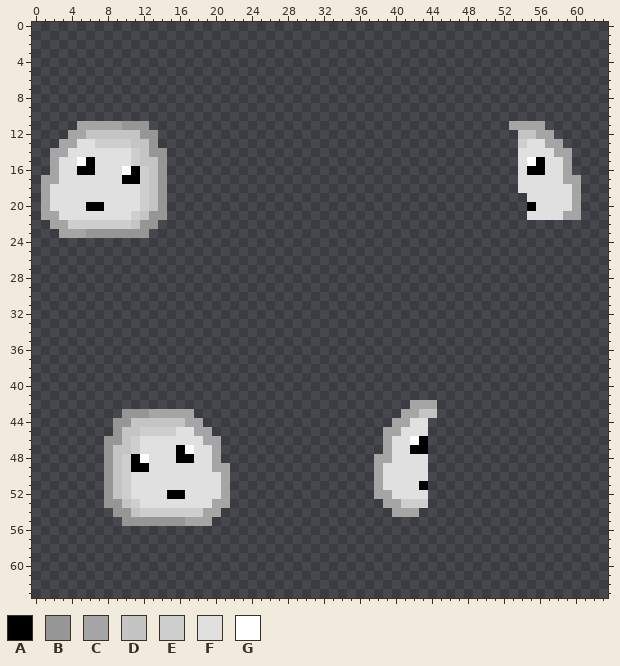
Two states of a pixel-art sprite, Resources/Textures/Objects/Fun/MiraPlushies/creature.rsi/inhand-right.png. The first picture shows the starting point.
The file is 64x64 pixels.
Palette (. is transparent): A #000000  B #969696  C #a5a5a5  D #c4c4c4  E #cecece  F #e0e0e0  G #ffffff
Pixels before (only the part around the change), first column x 32:
 0 ................................
 1 ................................
 2 ................................
 3 ................................
 4 ................................
 5 ................................
 6 ................................
 7 ................................
 8 ................................
 9 ................................
10 ................................
11 .....................CCCC.......
12 ......................DDCC......
13 ......................EFFCC.....
14 ......................FFFFCC....
15 ......................FGAFFC....
16 ......................FAAFFC....
17 ......................FFFFFCC...
18 ......................FFFFFFC...
19 .......................FFFFFC...
20 .......................AFFFFC...
21 .......................FFFFCC...
22 ................................
23 ................................
24 ................................
25 ................................
26 ................................
27 ................................
28 ................................
29 ................................
30 ................................
31 ................................
32 ................................
33 ................................
34 ................................
35 ................................
36 ................................
37 ................................
38 ................................
39 ................................
40 ................................
41 ................................
42 ..........CCC...................
43 .........CCDD...................
44 ........CCFF....................
45 .......CCFFF....................
46 .......CFFGA....................
47 .......CFFAA....................
48 ......CCFFFF....................
49 ......CFFFFF....................
50 ......CFFFFF....................
51 ......CFFFFA....................
52 ......CCFFFF....................
53 .......CCEEE....................
54 ........CCC.....................
55 ................................
56 ................................
57 ................................
58 ................................
59 ................................
60 ................................
The same view after the edit:
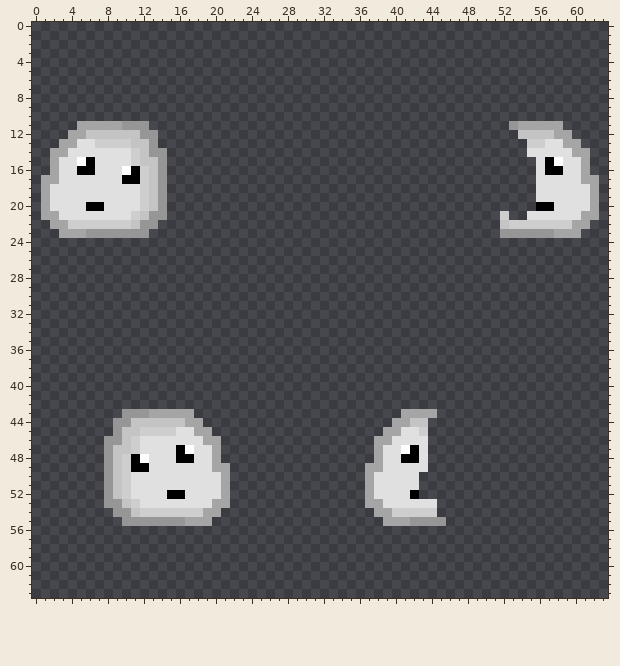
Changes in this commit:
The edit turns colour F into colour A in row 15 at x 57; in row 16 at x 57 to 58; in row 20 at x 56 to 57; in row 48 at x 41 to 42; in row 52 at x 42.
There is now colour B in row 23 at x 52 to 57; in row 55 at x 42 to 45.
The edit turns colour C into colour B in row 11 at x 53.
There is now colour C in row 11 at x 57 to 58; in row 12 at x 58 to 59; in row 13 at x 59 to 60; in row 14 at x 60 to 61; in rows 15 to 16 at x 61; in row 17 at x 61 to 62.
There is now colour C in rows 18 to 20 at x 62; in row 21 at x 61 to 62; in row 22 at x 60 to 61; in row 23 at x 58 to 60; in rows 46 to 47 at x 38; in rows 49 to 52 at x 37.
There is now colour C in row 53 at x 37 to 38; in row 54 at x 38 to 39; in row 55 at x 39 to 41.
The edit turns colour D into colour C in row 43 at x 43 to 44.
There is now colour D in row 22 at x 52.
The edit turns colour C into colour D in row 12 at x 56 to 57.
The edit turns colour F into colour D in row 44 at x 42 to 43.
There is now colour E in row 21 at x 52; in row 22 at x 53 to 59; in row 54 at x 43 to 44.
The edit turns colour C into colour E in row 54 at x 40 to 42.
The edit turns colour F into colour E in row 13 at x 55 to 56; in row 45 at x 43.
There is now colour F in rows 15 to 16 at x 60; in rows 18 to 20 at x 61; in row 53 at x 44.
The edit turns colour A into colour F in rows 15 to 16 at x 56; in rows 46 to 47 at x 43.
The edit turns colour C into colour F in row 13 at x 57 to 58; in row 14 at x 58 to 59; in rows 15 to 16 at x 59; in row 17 at x 59 to 60; in rows 18 to 20 at x 60; in row 21 at x 59 to 60.
The edit turns colour C into colour F in rows 47 to 48 at x 39; in rows 50 to 51 at x 38; in row 52 at x 38 to 39; in row 53 at x 39 to 40.
The edit turns colour E into colour F in row 53 at x 41 to 43.
The edit turns colour G into colour F in row 46 at x 42.
The edit turns colour F into colour G in row 15 at x 58; in row 47 at x 41.
The author cleared colour A in row 16 at x 55; in row 20 at x 55; in row 51 at x 43.
The author cleared colour C in row 42 at x 42 to 44.
The author cleared colour E in row 13 at x 54.
The author cleared colour F in rows 14 to 16 at x 54; in rows 17 to 18 at x 54 to 55; in row 19 at x 55; in row 50 at x 43; in row 52 at x 43.
The author cleared colour G in row 15 at x 55.
Changed places in both pictures, as pixel boxes (x1, y1, x2, y2):
changed: (500, 121, 599, 238)
changed: (365, 400, 446, 526)
